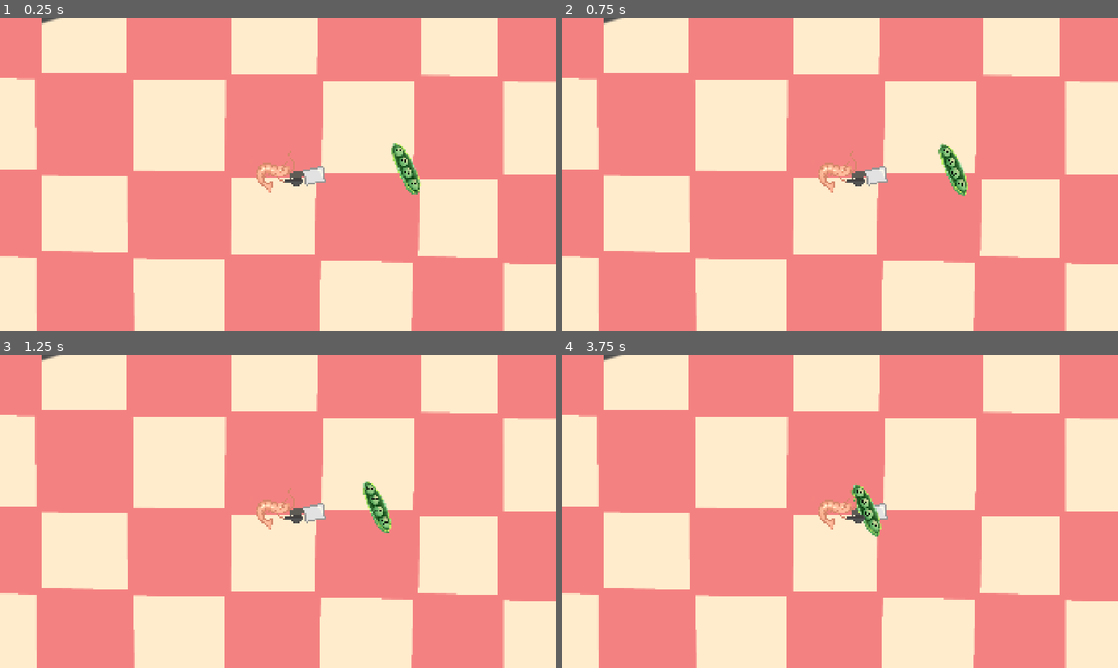
Above: before the commit, frames 1-4 (two rows, left to right).
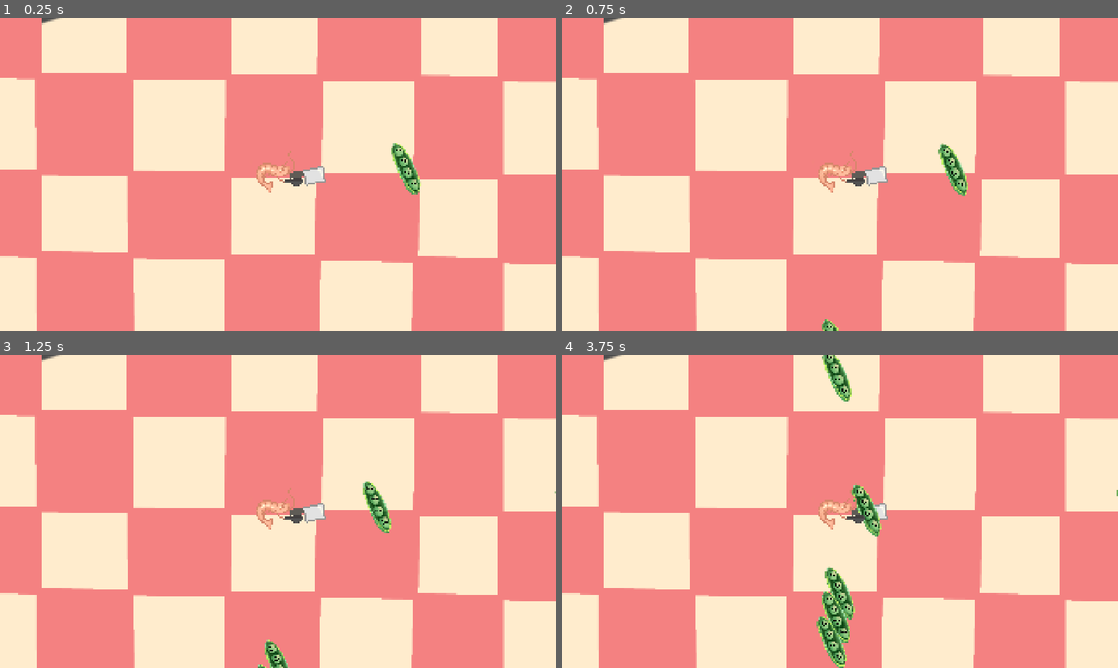
Above: after the commit, the same moments.

Repository: gbtsui/shrimp-fried-rice
Game: Godot game, scene res://world.tscn
Two runs of this game, one before a commit and one after it. Both use one fixed random seed, a clock stepped at 60 frames per second and the inputs below.
Inputs:
- Up to frame 1 (0.25 s): no input
- Up to frame 2 (0.75 s): tap Enter (ui_accept) at 0.5 s
- Up to frame 3 (1.25 s): tap Enter (ui_accept) at 0.77 s
- Up to frame 4 (3.75 s): tap Enter (ui_accept) at 1.52, 3.02 s

Frame 1 is identical in both runs. In frame 2, less than 0.1% of the frame differs, in the area x 46-50%, y 96-100%; in frame 3, 0.3%; in frame 4, 1.8%, in the area x 45-100%, y 0-100%.
Error before the commit: Parse Error: Function "kill_off_enemy" has the same name as a previously declared function. (res://scripts/kill_manager.gd:14)

Commit message:
removed duped function

Diff:
--- a/scripts/kill_manager.gd
+++ b/scripts/kill_manager.gd
@@ -1,15 +1,6 @@
 extends Node
 class_name KillManager
 var kills: Dictionary = {}
-
-func kill_off_enemy(enemy: Enemy):
-	var enemy_name = enemy.enemyName
-	currently_alive_enemies.remove_at(currently_alive_enemies.find(enemy))
-	if !kills.has(enemy_name):
-		kills[enemy_name] = 1
-	else:
-		kills[enemy_name] = kills[enemy_name] + 1
-
 
 func kill_off_enemy(enemy: Enemy):
 	var enemy_name = enemy.enemyName
